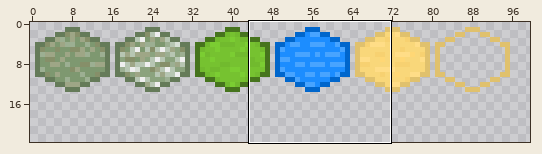
File history of a pixel-art file, hexablo/GameResources/worldHexTiles.aseprite. Above, an overview of the earlier version with the close-up marked.
Close-up. First the earlier version:
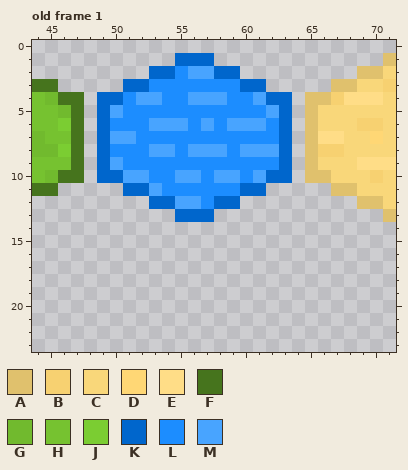
128x128 pixels, 1 frame. Shown: old frame 1: x 44..71, y 0..23. The wide view leaves out empty margins.
Palette (. is transparent): A #e0c16d  B #f7d171  C #f9d77a  D #ffd775  E #ffdd87  F #46741d  G #71ba2e  H #76c230  J #7bcd32  K #0066cc  L #1c8dff  M #48a4ff
Pixels before, old frame 1, first column x 44:
 1 ...........KKK.............A
 2 .........KKLMMKK.........AAC
 3 FF.....KKLLLLLLLKK.....AACCB
 4 HGFF.KKLMMLLMMMLLMKK.AABEEEC
 5 HHGF.KMLLLLLLLLLLLMK.ACCCCCC
 6 HHJF.KLLLMMMLMLMMMLK.ACCCBBC
 7 GHHF.KMMLLLLLLLLLLLK.AEECCDC
 8 GGJF.KLLLMMLMMMLMMMK.ABBCCCC
 9 HHHF.KMLLLLLLLLLLLLK.ACCCEEE
10 HGFF.KKMMLLMMLMMLMKK.AACCCBC
11 FF.....KKMLLLLLLKK.....AACCC
12 .........KKMMLKK.........AAC
13 ...........KKK.............A
The same view after the edit:
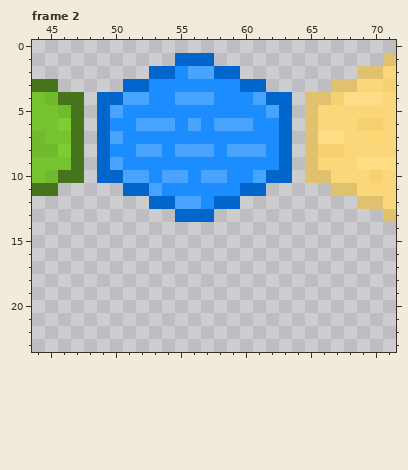
A new or re-ordered frame is compared with the old frame closest to it.
Change:
frames 1 -> 2
Changed rows in their new state; - is an unchanged pixel.
Frame 2 is new; against old frame 1:
first column x 51:
 4 M-L-M--L----
 6 -M--LMLM--L-
 7 L-----------
 8 -M-LM--LM--L
10 ---M-LM-L---
Pixel boxes of the changes (left, top, right, bottom) in both close-ups:
changed: (123, 92, 279, 183)
